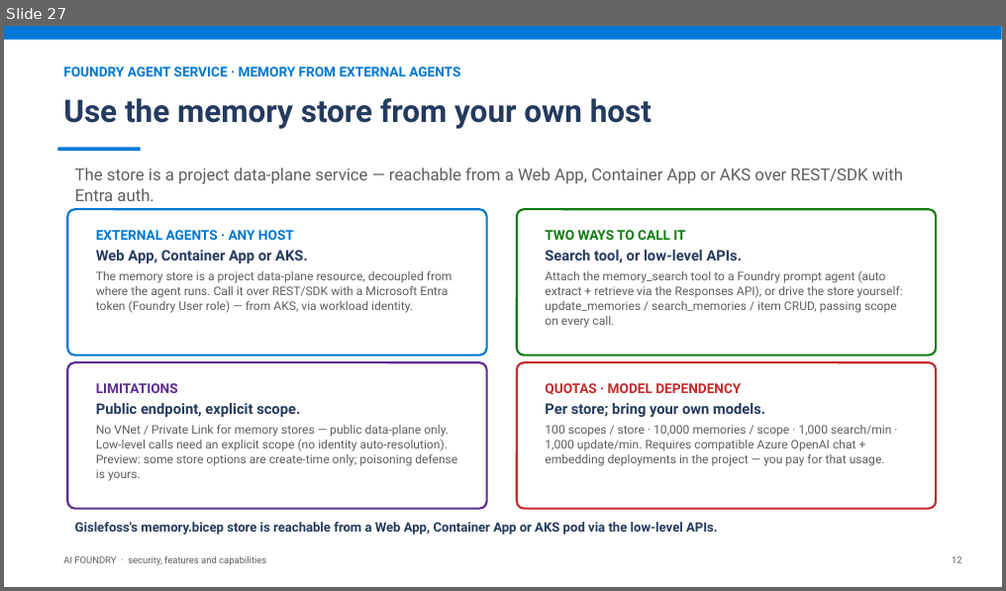
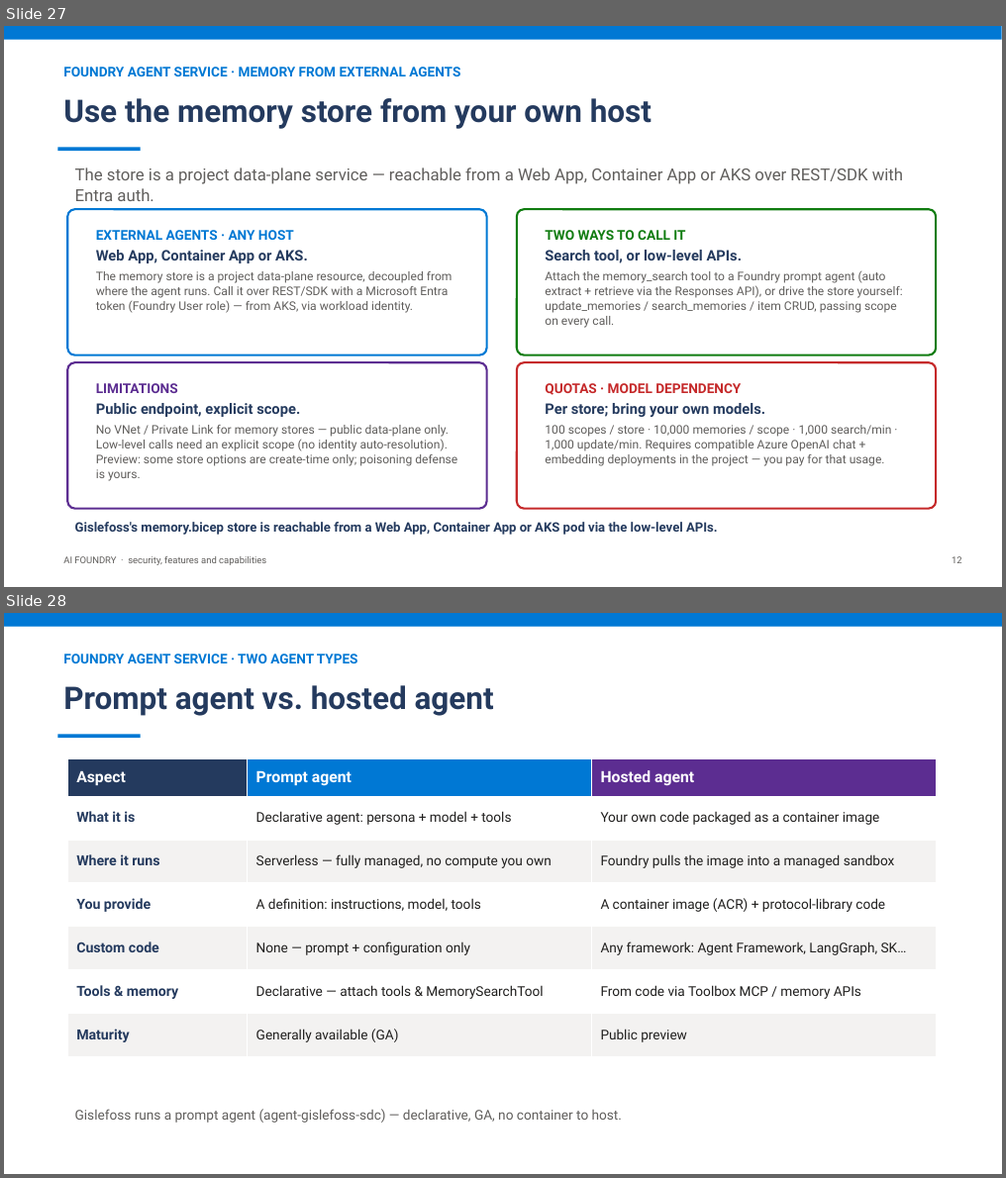
Before and after one commit to mchudinov/Gislefoss, a slide deck: docs/prompt-shields-vs-guardrails.pptx. Shown one above the other, each under a label of ours: slide 27 before the commit, slides 27 and 28 after it. The pictures are 1006x591 and 1006x1178 pixels, drawn with LibreOffice and Linux fonts; fonts in the diff are those of the drawing. Boxes give left, top, right and bottom in pixels: in the first picture for what was removed or moved away, otherwise in the second. Text is boxed around its words. In the diff, an @@ line names an element or a change of style, - is before the commit and + after.

Commit message:
Add agents diff.

```diff
--- a/docs/prompt-shields-vs-guardrails.pptx
+++ b/docs/prompt-shields-vs-guardrails.pptx
@@ slide 28 added at bbox=[4, 613, 1002, 1174], background #FFFFFF @@
@@ rectangle added at bbox=[4, 613, 1002, 627], fill #0078D4 @@
@@ text added at bbox=[63, 654, 358, 663], 13 pt, text #0078D4, bold @@
+FOUNDRY AGENT SERVICE · TWO AGENT TYPES
@@ text added at bbox=[63, 685, 494, 716], 30 pt, text #243A5E, bold @@
+Prompt agent vs. hosted agent
@@ rectangle added at bbox=[57, 735, 141, 738], fill #0078D4 @@
@@ table added at bbox=[67, 759, 936, 1057], 7 rows, 3 columns @@
+Aspect | Prompt agent | Hosted agent
+What it is | Declarative agent: persona + model + tools | Your own code packaged as a container image
+Where it runs | Serverless — fully managed, no compute you own | Foundry pulls the image into a managed sandbox
+You provide | A definition: instructions, model, tools | A container image (ACR) + protocol-library code
+Custom code | None — prompt + configuration only | Any framework: Agent Framework, LangGraph, SK…
+Tools & memory | Declarative — attach tools & MemorySearchTool | From code via Toolbox MCP / memory APIs
+Maturity | Generally available (GA) | Public preview
@@ text added at bbox=[75, 1109, 622, 1123], 13 pt, text #605E5C @@
+Gislefoss runs a prompt agent (agent-gislefoss-sdc) — declarative, GA, no container to host.
```
Also in this commit, not shown: 2 slides changed, 2 other slides added.
